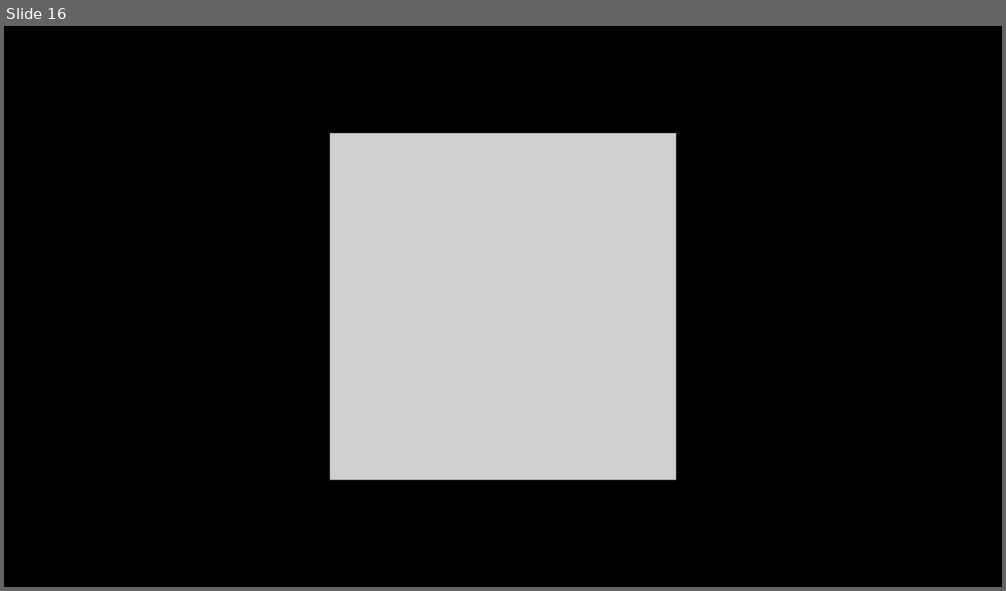
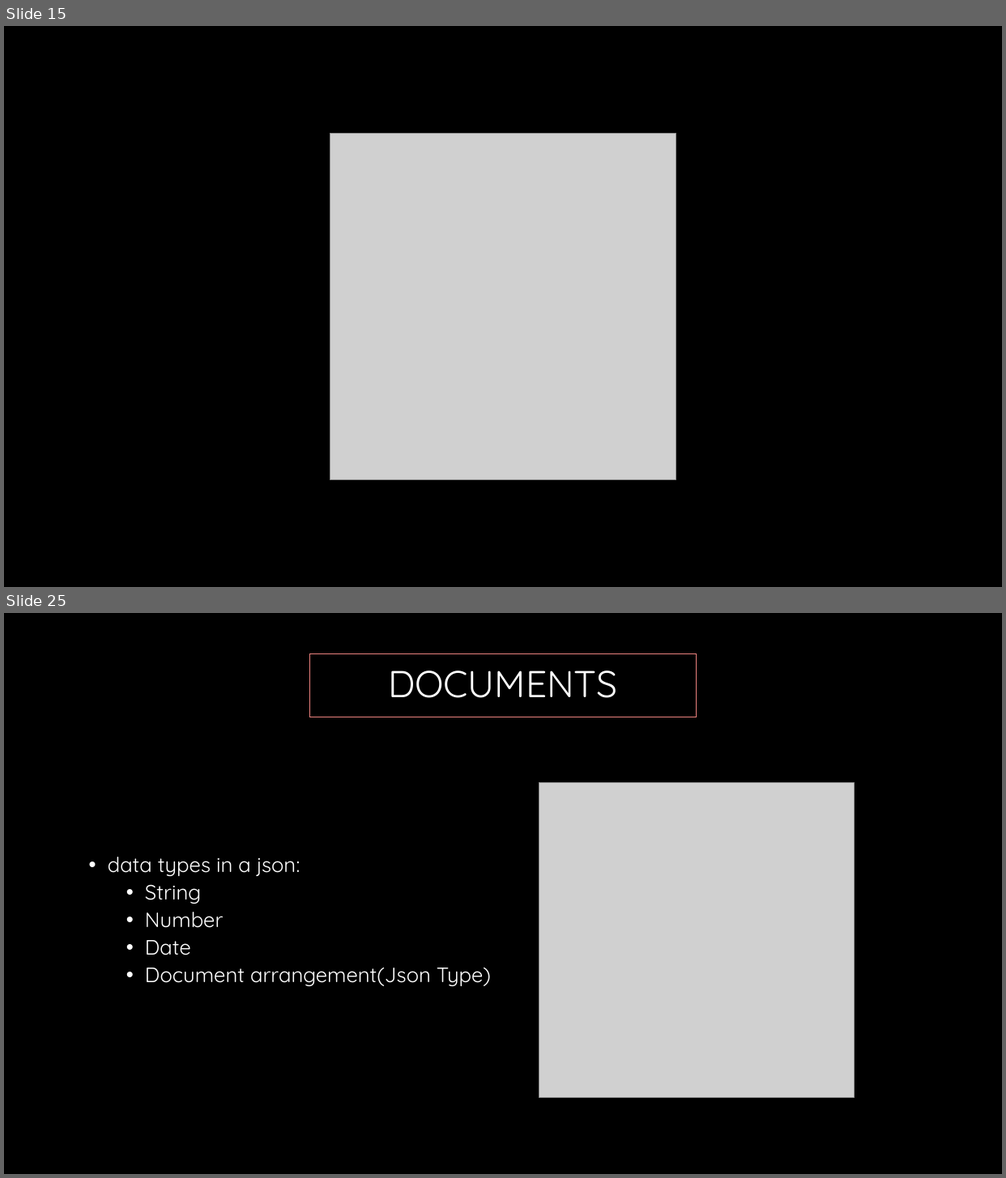
Before and after one commit to adchavesm/Curso-MongoDB, a slide deck: Introduccion a NoSql-Mongodb.pptx. Shown one above the other, each under a label of ours: slide 16 before the commit, slides 15 and 25 after it; the slides between them are not shown. The pictures are 1006x591 and 1006x1178 pixels, drawn with LibreOffice and Linux fonts; fonts in the diff are those of the drawing; grey boxes stand for pictures; background and template pictures are left out. Boxes give left, top, right and bottom in pixels: in the first picture for what was removed or moved away, otherwise in the second. Text is boxed around its words. In the diff, an @@ line names an element or a change of style, - is before the commit and + after.

```diff
--- a/Introduccion a NoSql-Mongodb.pptx
+++ b/Introduccion a NoSql-Mongodb.pptx
@@ slide 25 added at box(4, 613, 1002, 1174), background #000000 @@
@@ title added at box(309, 654, 697, 717), outline #EC827E 0.75 pt, 36 pt, text #FFFFFF @@
+DOCUMENTS
@@ picture added at box(539, 783, 854, 1098) @@
@@ text added at box(108, 857, 491, 986), 20 pt, text #FFFFFF @@
+• data types in a json:
+  • String
+  • Number
+  • Date
+  • Document arrangement(Json Type)
@@ what was slide 16 is now slide 15 @@
```
Also in this commit, not shown: 1 slide changed, 21 other slides added, 1 slide removed, 2 other files.
